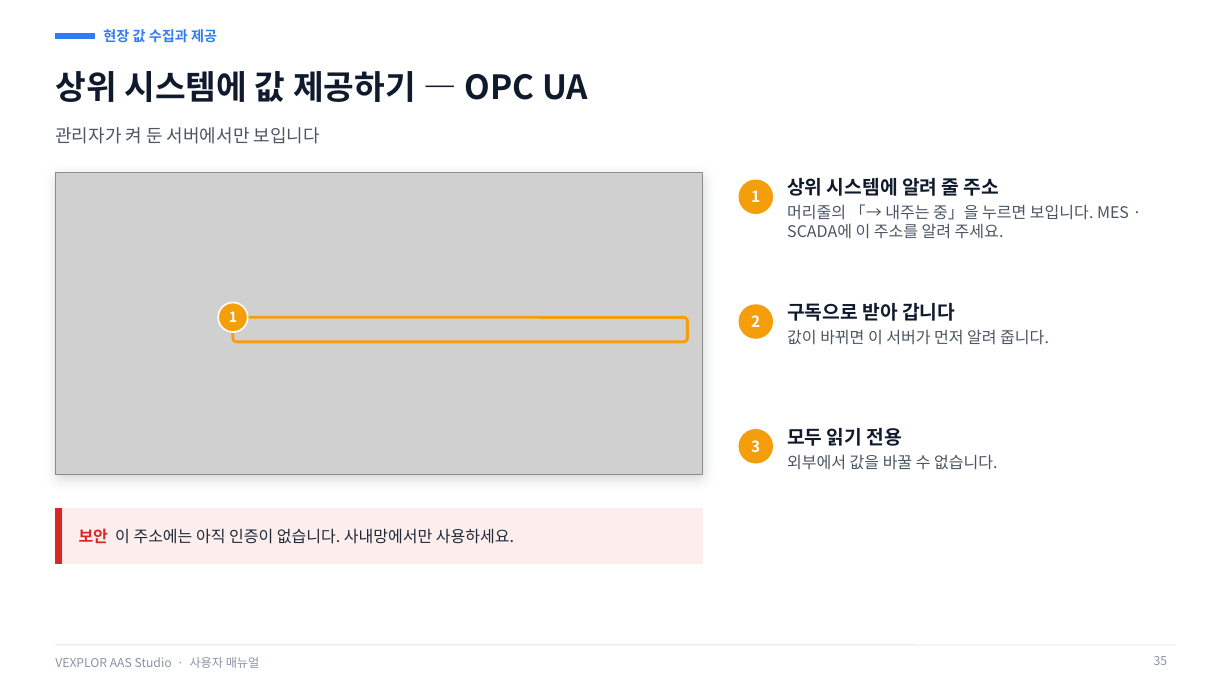
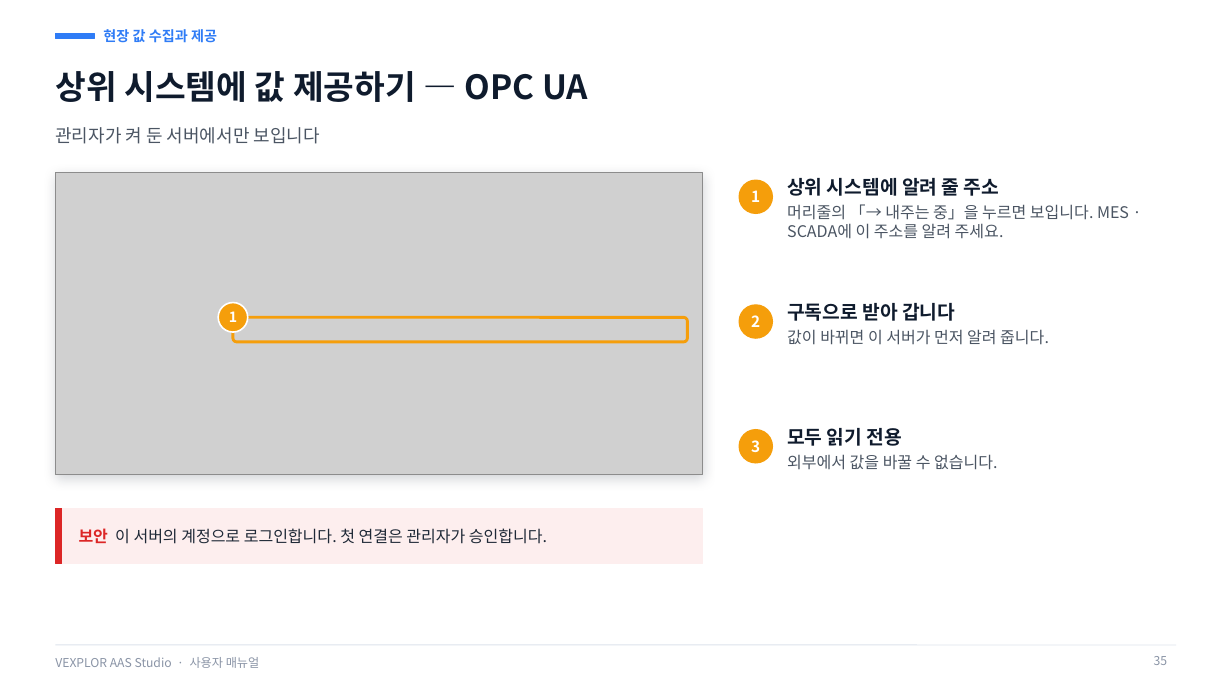
Before and after one commit to waceinc/vexplor-aas, a slide deck: slide 35 of VEXPLOR_AAS_Studio_user_manual.pptx. Drawn at 1232x693 pixels with LibreOffice and Linux fonts; fonts in the diff are those of the drawing; grey boxes stand for pictures. Boxes give left, top, right and bottom in pixels: in the first picture for what was removed or moved away, otherwise in the second. Text is boxed around its words. In the diff, an @@ line names an element or a change of style, - is before the commit and + after.

```diff
--- a/VEXPLOR_AAS_Studio_user_manual.pptx
+++ b/VEXPLOR_AAS_Studio_user_manual.pptx
@@ text at [79, 528, 547, 544]: text changed @@
-보안 이 주소에는 아직 인증이 없습니다. 사내망에서만 사용하세요.
+보안 이 서버의 계정으로 로그인합니다. 첫 연결은 관리자가 승인합니다.
```
Also in this commit, not shown: 29 other files.
